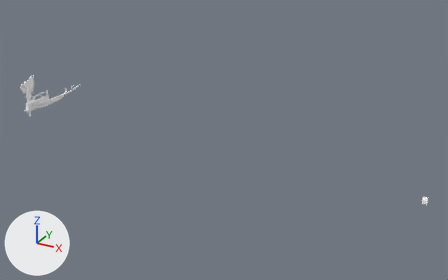
The glTF model roblox/models/godot/tools.glb as it was, and as the next commit left it.
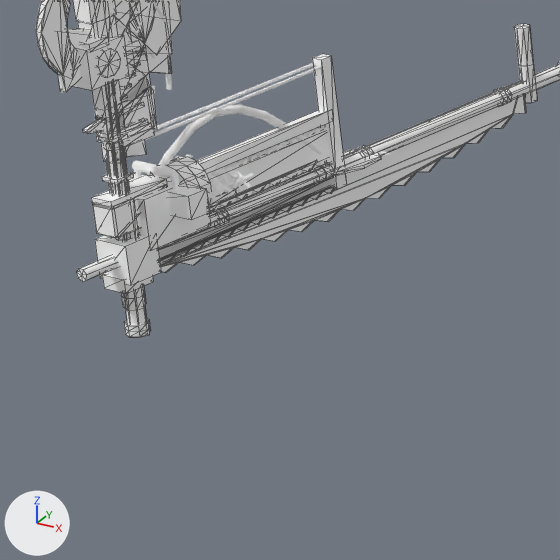
The first picture shows the older version from a 50 mm lens placed at (34.9, -32.1, 17.1), pointed at (15.7, 2.7, -0.3). The close-ups show the older and then the newer version on the part from 4% to 15% of the width and 30% to 49% of the height of that picture. Only the edits that show in the close-ups are written down. The lights are fixed; the arrows at lower left show +X, +Y and +Z. The close-ups show mesh edges as thin lines. Where no turn or scale is listed for an object, it has been applied to the vertices.

Objects in the first close-up: 'marker_origin_cffffff', 'tool_bucksaw_cbf8f50', 'tool_chainsaw_c202030', 'tool_chainsaw_cbfbfcf', 'tool_chainsaw_cef6030', 'tool_crosscut_ccfcfdf', 'tool_greataxe_c8f8f9f', 'tool_labrys_cdfdfef', 'tool_pole_saw_cefbf20', 'tool_robo_c202020', 'tool_saw_cef6030', 'tool_spud_cbf9f60' and 52 more.
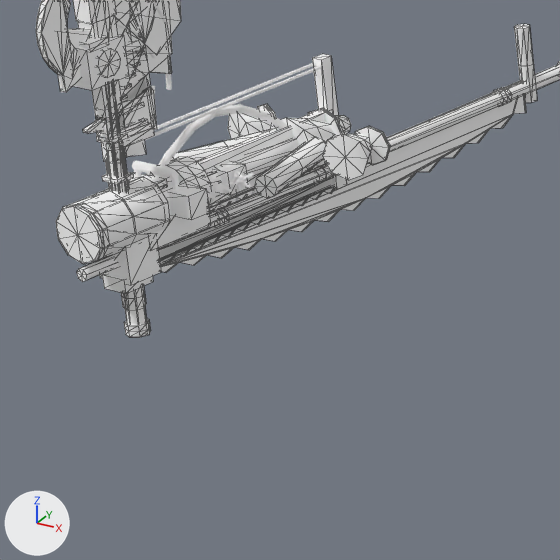
Changed parts and their boxes (x1, y1, x2, y2) in the close-ups (560 x 560 px):
'tool_twinvac_c208f8f', added: after (62, 113, 373, 264)
'tool_twinvac_ccfcfcf', added: after (172, 129, 326, 198)
'tool_vacuum_c202030', added: after (56, 108, 344, 263)
'tool_vacuum_ccfcfcf', added: after (233, 136, 299, 176)
'tool_vacuum_c409f70', added: after (270, 118, 334, 146)
'tool_twinvac_c202030', added: after (257, 104, 391, 165)
'tool_cyclone_c70409f', added (mostly hidden): after (338, 115, 351, 134)
'tool_chainsaw_cbfbfcf', unchanged, covered by the edit: before (210, 131, 330, 204); after (217, 171, 265, 204)

The change, as a diff of the scene's bpy script:
```diff
--- a/roblox/models/godot/tools.glb.py
+++ b/roblox/models/godot/tools.glb.py
@@ mat_material_122 @@
+mat_material_122 = principled_material('Material_122')
+mat_material_122.base_color = (1.0, 1.0, 1.0)  # white #ffffff
+mat_material_122.metallic = 1.0
+mat_material_122.roughness = 1.0
@@ mat_material_120 @@
+mat_material_120 = principled_material('Material_120')
+mat_material_120.base_color = (1.0, 1.0, 1.0)  # white #ffffff
+mat_material_120.metallic = 1.0
+mat_material_120.roughness = 1.0
@@ me_tool_cyclone_c70409f @@
+me_tool_cyclone_c70409f.from_pydata(...)  # 58 vertices, 108 faces; spans x -0.17..0.17, y -0.42..2.25, z 0.12..0.48
+me_tool_cyclone_c70409f.materials.append(mat_material_122)  # white #ffffff
@@ me_tool_twinvac_ccfcfcf @@
+me_tool_twinvac_ccfcfcf.from_pydata(...)  # 78 vertices, 144 faces; spans x -0.55..0.55, y 0.24..1.78, z 0.2..0.41
+me_tool_twinvac_ccfcfcf.materials.append(mat_material_120)  # white #ffffff
@@ me_tool_twinvac_c208f8f @@
+me_tool_twinvac_c208f8f.from_pydata(...)  # 92 vertices, 168 faces; spans x -0.69..0.69, y -0.42..1.99, z 0.07..0.53
+me_tool_twinvac_c208f8f.materials.append(mat_material_119)  # white #ffffff
@@ me_tool_twinvac_c202030 @@
+me_tool_twinvac_c202030.from_pydata(...)  # 60 vertices, 108 faces; spans x -0.66..0.66, y -0.1..2.04, z -0.17..0.45
+me_tool_twinvac_c202030.materials.append(mat_material_118)  # white #ffffff
@@ me_tool_vacuum_ccfcfcf @@
+me_tool_vacuum_ccfcfcf.from_pydata(...)  # 26 vertices, 48 faces; spans x -0.1..0.1, y 0.21..1.71, z 0.2..0.41
+me_tool_vacuum_ccfcfcf.materials.append(mat_material_117)  # white #ffffff
@@ me_tool_vacuum_c409f70 @@
+me_tool_vacuum_c409f70.from_pydata(...)  # 58 vertices, 108 faces; spans x -0.22..0.22, y -0.39..2.04, z 0.07..0.53
+me_tool_vacuum_c409f70.materials.append(mat_material_116)  # white #ffffff
@@ me_tool_vacuum_c202030 @@
+me_tool_vacuum_c202030.from_pydata(...)  # 98 vertices, 168 faces; spans x -0.21..0.21, y -0.44..2.06, z -0.17..0.52
+me_tool_vacuum_c202030.materials.append(mat_material_115)  # white #ffffff
@@ ob_tool_cyclone_c70409f @@
+ob_tool_cyclone_c70409f = bpy.data.objects.new('tool_cyclone_c70409f', me_tool_cyclone_c70409f)
+ob_tool_cyclone_c70409f.location = (0.0, 0.0, 0.0)
@@ ob_tool_twinvac_ccfcfcf @@
+ob_tool_twinvac_ccfcfcf = bpy.data.objects.new('tool_twinvac_ccfcfcf', me_tool_twinvac_ccfcfcf)
+ob_tool_twinvac_ccfcfcf.location = (0.0, 0.0, 0.0)
@@ ob_tool_twinvac_c208f8f @@
+ob_tool_twinvac_c208f8f = bpy.data.objects.new('tool_twinvac_c208f8f', me_tool_twinvac_c208f8f)
+ob_tool_twinvac_c208f8f.location = (0.0, 0.0, 0.0)
@@ ob_tool_twinvac_c202030 @@
+ob_tool_twinvac_c202030 = bpy.data.objects.new('tool_twinvac_c202030', me_tool_twinvac_c202030)
+ob_tool_twinvac_c202030.location = (0.0, 0.0, 0.0)
@@ ob_tool_vacuum_ccfcfcf @@
+ob_tool_vacuum_ccfcfcf = bpy.data.objects.new('tool_vacuum_ccfcfcf', me_tool_vacuum_ccfcfcf)
+ob_tool_vacuum_ccfcfcf.location = (0.0, 0.0, 0.0)
@@ ob_tool_vacuum_c409f70 @@
+ob_tool_vacuum_c409f70 = bpy.data.objects.new('tool_vacuum_c409f70', me_tool_vacuum_c409f70)
+ob_tool_vacuum_c409f70.location = (0.0, 0.0, 0.0)
@@ ob_tool_vacuum_c202030 @@
+ob_tool_vacuum_c202030 = bpy.data.objects.new('tool_vacuum_c202030', me_tool_vacuum_c202030)
+ob_tool_vacuum_c202030.location = (0.0, 0.0, 0.0)
```
